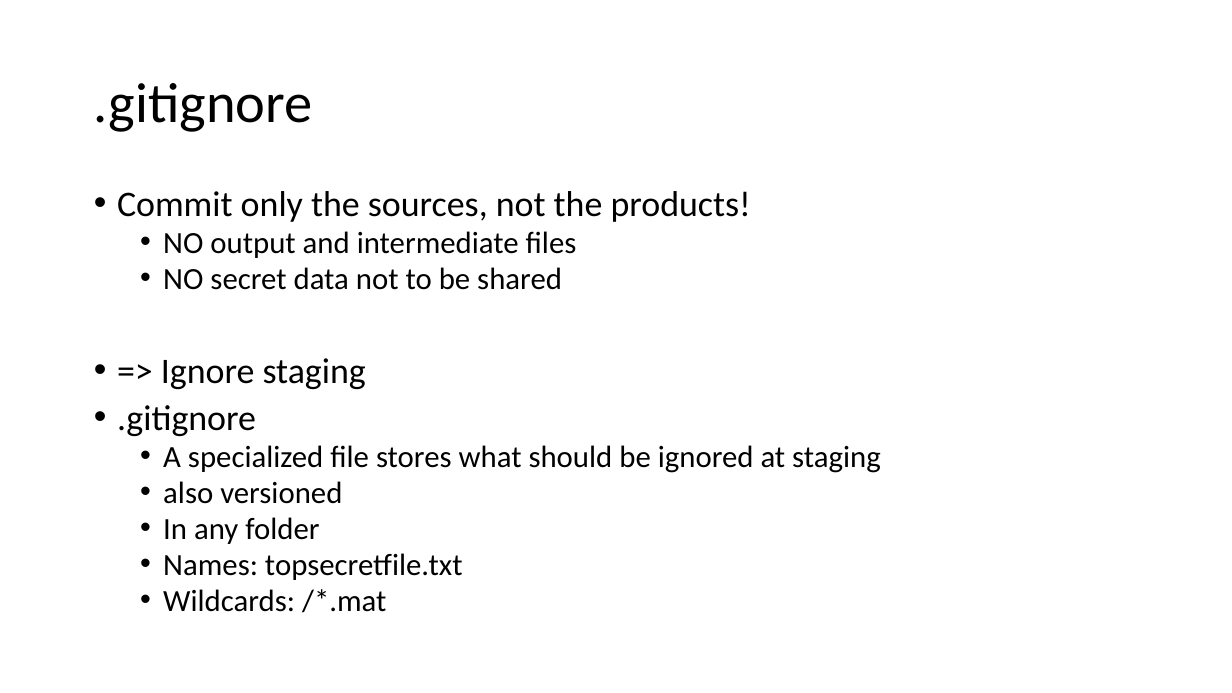
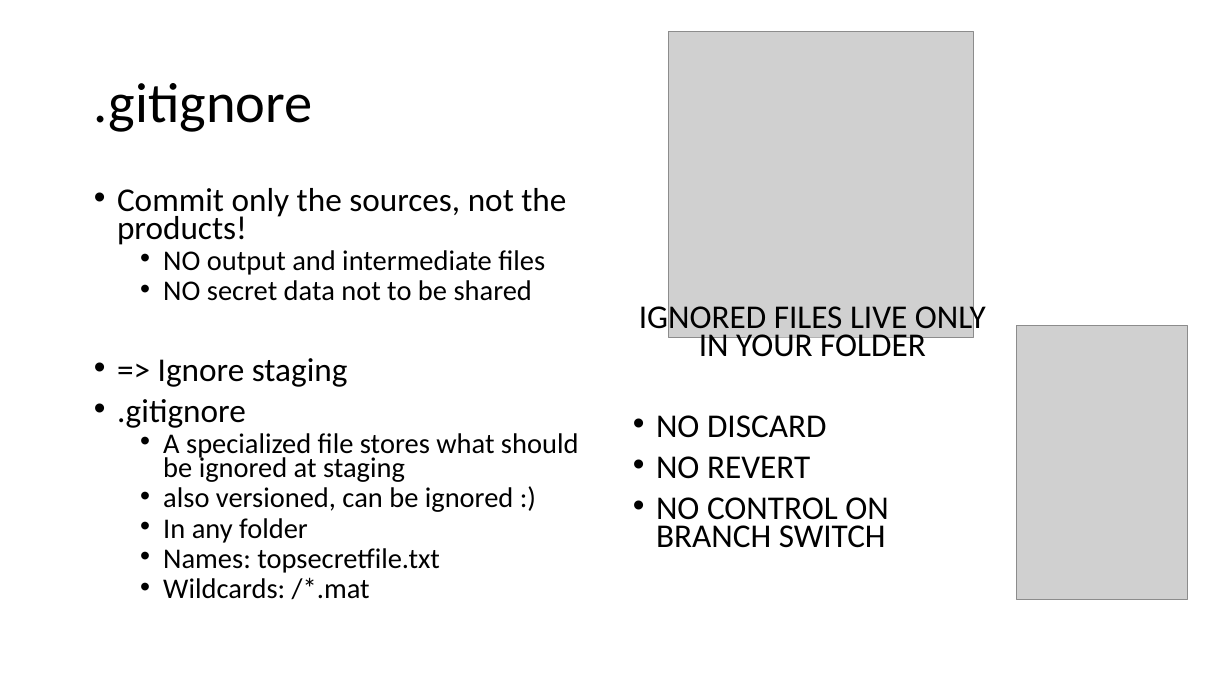
Before and after one commit to yuricai/Phys520, a slide deck: slide 24 of 01_GitTutorial/HowToGit - hands on.pptx. Drawn at 1232x693 pixels with LibreOffice and Linux fonts; fonts in the diff are those of the drawing; grey boxes stand for pictures. Boxes give left, top, right and bottom in pixels: in the first picture for what was removed or moved away, otherwise in the second. Text is boxed around its words. In the diff, an @@ line names an element or a change of style, - is before the commit and + after.

```diff
--- a/01_GitTutorial/HowToGit - hands on.pptx
+++ b/01_GitTutorial/HowToGit - hands on.pptx
@@ picture added at (668, 32, 973, 337) @@
@@ text at (117, 188, 579, 599): size 28 to 25.9 pt in "Commit only the sources, not the products!", "=> Ignore staging", ".gitignore"; size 24 to 22.2 pt in "NO output and intermediate files", "NO secret data not to be shared", "A specialized file stores what should be ...", "In any folder" and 2 more places; line spacing 0.8 to 0.7 @@
@@ text added at (639, 300, 986, 548), 25.9 pt, text #000000 @@
+IGNORED FILES LIVE ONLY IN YOUR FOLDER
+• NO DISCARD
+• NO REVERT
+• NO CONTROL ON BRANCH SWITCH
@@ picture added at (1017, 325, 1187, 600) @@
@@ text at (163, 487, 514, 512): text changed; size 24 to 22.2 pt @@
-  • also versioned
+  • also versioned, can be ignored :)
```
Also in this commit, not shown: 7 other slides changed, 5 slides added, 1 slide removed, 2 other files.
